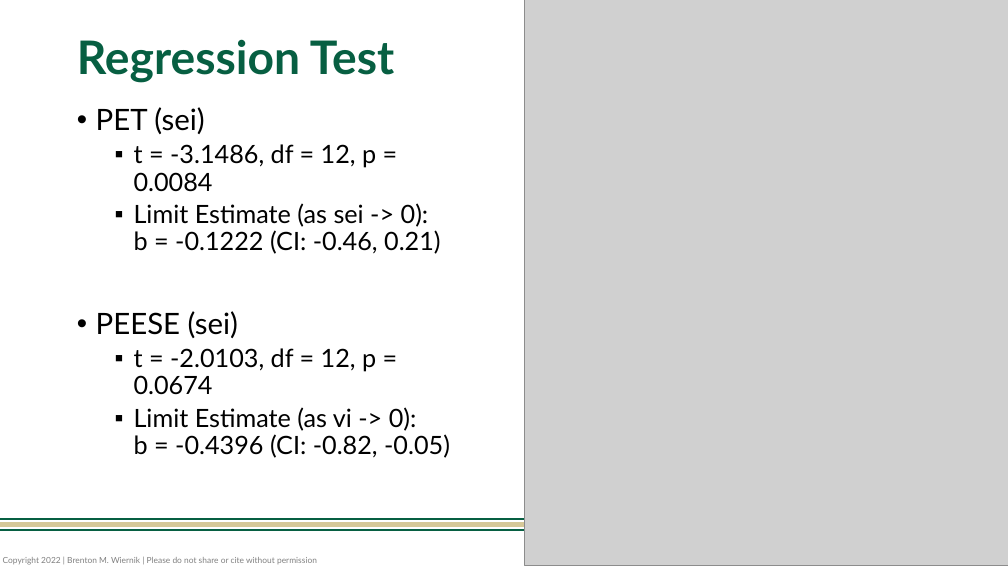
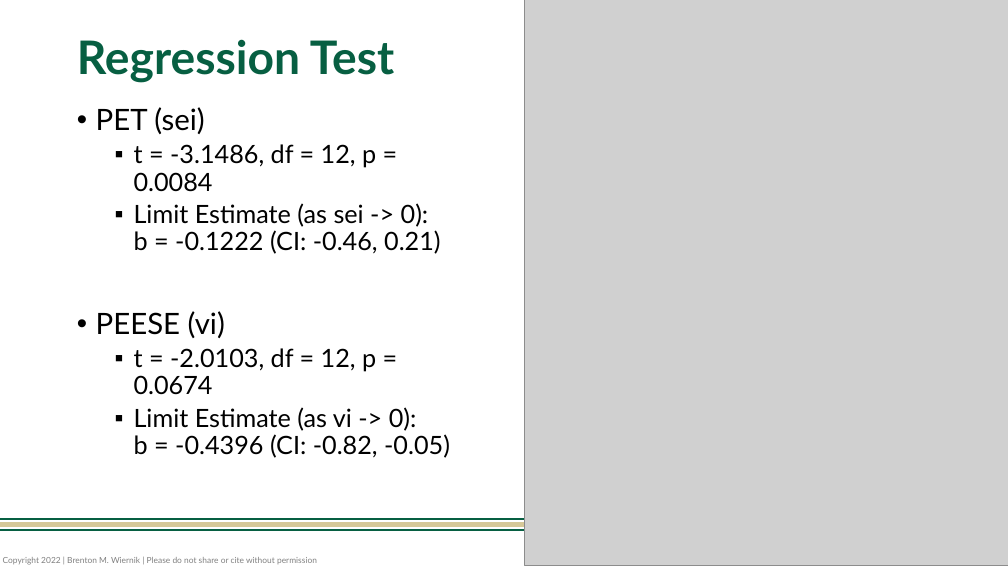
Before and after one commit to bwiernik/meta-workshop, a slide deck: slide 21 of slides/05_publication-bias.pptx. Drawn at 1008x567 pixels with LibreOffice and Linux fonts; fonts in the diff are those of the drawing; grey boxes stand for pictures. Boxes give left, top, right and bottom in pixels: in the first picture for what was removed or moved away, otherwise in the second. Text is boxed around its words. In the diff, an @@ line names an element or a change of style, - is before the commit and + after.

```diff
--- a/slides/05_publication-bias.pptx
+++ b/slides/05_publication-bias.pptx
@@ text at (96, 311, 225, 338): text changed @@
-• PEESE (sei)
+• PEESE (vi)
```
Also in this commit, not shown: 2 slides added, 4 other files.
